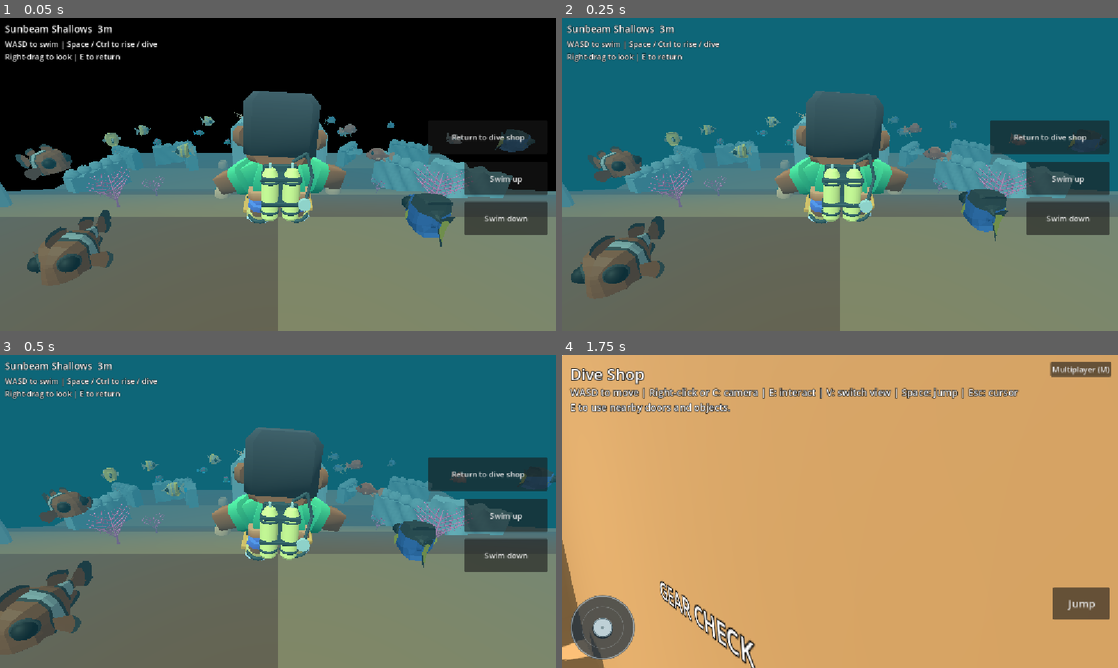
Above: before the commit, frames 1-4 (two rows, left to right).
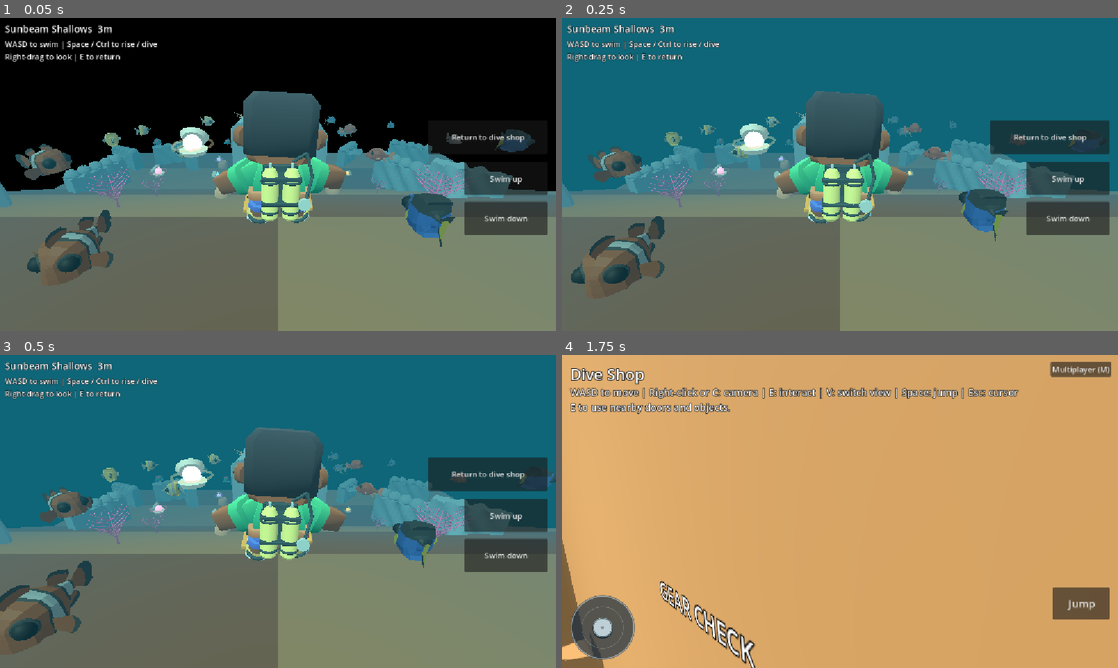
Above: after the commit, the same moments.

Repository: WillowbrookGame/willowbrook
Game: Godot game, scene res://game/scuba/reef.tscn
Two runs of this game, one before a commit and one after it. Both use one fixed random seed, a clock stepped at 60 frames per second and the inputs below. This scene is started directly instead of the project's main scene. Sound files missing from this copy of the repository are replaced by a short silence.
Inputs (mouse positions are in pixels of both pictures, inside the frame that each line leads up to):
- Up to frame 1 (0.05 s): no input
- Up to frame 2 (0.25 s): no input
- Up to frame 3 (0.5 s): no input
- Up to frame 4 (1.75 s): tap Enter at 0.5 s; move the mouse to (962, 495) at 0.52 s; hold Right (ui_right) 0.53-1.25 s; tap E at 0.6 s; click (962, 495) at 0.67 s; tap Space at 0.77 s; drag from (728, 527) to (812, 574) at 1.27 s

The runs differ from the first frame. In frame 1, 0.6% of the frame differs, in the area x 26-64%, y 34-51%; in frame 2, 0.6%, in the area x 26-64%, y 33-52%; in frame 3, 0.6%; in frame 4, nothing differs.

Commit message:
Add Sunken Reef Treasures scavenger hunt to Scuba

Diff:
--- a/game/scuba/reef.gd
+++ b/game/scuba/reef.gd
@@ -6,6 +6,7 @@
 const SWIM=preload("res://game/scuba/animation/swim_animation.gd")
 const DIVER=preload("res://game/scuba/diver.gd")
 const REEF_ART=preload("res://game/scuba/reef_art.gd")
+const REEF_TREASURES=preload("res://game/scuba/reef_treasures.gd")
 const STICK=preload("res://game/movement_thumbstick.gd")
 const ROUTER=preload("res://game/touch_router.gd")
 const GAMEPAD=preload("res://game/gamepad_state.gd")
@@ -28,7 +29,10 @@
 var sink: Button
 var back: Button
 var depth: Label
+var treasure_banner: Label
 var art: Node3D
+var treasures: Node3D
+var _banner_time:=0.0
 var _touch=ROUTER.new()
 var _pad=GAMEPAD.new()
 var _yaw:=0.0
@@ -48,6 +52,10 @@
 	art=REEF_ART.new()
 	art.name="ReefArt"
 	add_child(art)
+	treasures=REEF_TREASURES.new()
+	treasures.name="ReefTreasures"
+	add_child(treasures)
+	treasures.treasure_found.connect(_on_treasure_found)
 	diver=DIVER.new()
 	diver.name="Diver"
 	diver.collision_layer=0
@@ -146,6 +154,16 @@
 	depth.add_theme_font_size_override("font_size",20)
 	depth.add_theme_constant_override("outline_size",4)
 	hud.add_child(depth)
+	treasure_banner=Label.new()
+	treasure_banner.name="TreasureBanner"
+	treasure_banner.horizontal_alignment=HORIZONTAL_ALIGNMENT_CENTER
+	treasure_banner.add_theme_font_size_override("font_size",24)
+	treasure_banner.add_theme_constant_override("outline_size",6)
+	treasure_banner.add_theme_color_override("font_color",Color("#fff3b0"))
+	treasure_banner.mouse_filter=Control.MOUSE_FILTER_IGNORE
+	treasure_banner.hide()
+	hud.add_child(treasure_banner)
+	treasure_banner.set_anchors_and_offsets_preset(Control.PRESET_CENTER_TOP,Control.PRESET_MODE_MINSIZE,64)
 	var hint:=Label.new()
 	hint.name="SwimHint"
 	hint.text="WASD to swim | Space / Ctrl to rise / dive\nRight-drag to look | E to return"
@@ -266,7 +284,30 @@
 	_look(aim,delta*1.65)
 	_swim(axis,vertical,delta)
 	_update_camera(delta)
-	depth.text="%s  %dm" % [art.landmark(diver.position),roundi(-diver.position.y)]
+	if treasures!=null:
+		treasures.check_diver(diver.position)
+	if _banner_time>0.0:
+		_banner_time=maxf(0.0,_banner_time-delta)
+		if _banner_time<=0.0 and treasure_banner!=null:
+			treasure_banner.hide()
+	var readout:="%s  %dm" % [art.landmark(diver.position),roundi(-diver.position.y)]
+	if treasures!=null and treasures.found_count>0:
+		readout+="  ·  Treasures %d / %d" % [treasures.found_count,treasures.total_count()]
+	depth.text=readout
+
+
+func _on_treasure_found(title: String, found: int, total: int) -> void:
+	if treasure_banner==null:
+		return
+	if found>=total:
+		treasure_banner.text="All %d sunken reef treasures found!" % total
+		treasure_banner.add_theme_color_override("font_color",Color("#8dffb0"))
+		_banner_time=3.6
+	else:
+		treasure_banner.text="Found %s!  (%d / %d)" % [title,found,total]
+		treasure_banner.add_theme_color_override("font_color",Color("#fff3b0"))
+		_banner_time=2.6
+	treasure_banner.show()
 
 func _swim(axis: Vector2, vertical: float, dt: float) -> void:
 	var local:=Vector3(axis.x,0,axis.y)
--- /dev/null
+++ b/game/scuba/reef_treasures.gd
@@ -0,0 +1,283 @@
+extends Node3D
+## Six Sunken Reef Treasures chosen per dive from 18 hand-placed spots across all 5 zones.
+## Pure local per-diver discovery: no timer, no Stars, no extra buttons.
+
+signal treasure_found(title: String, found: int, total: int)
+
+const PICKUP_RADIUS := 2.2
+const RATE := 22050
+const ZONE_POOLS: Array[Dictionary] = [
+	{
+		"pick": 1,
+		"spots": [
+			{"id": "sunbeam_pearl", "title": "Sunbeam Pearl", "pos": Vector3(0.0, -3.4, 7.6), "color": Color("#fff3b0")},
+			{"id": "sunbeam_west", "title": "Sunbeam Pearl", "pos": Vector3(-2.6, -3.6, 8.2), "color": Color("#fff3b0")},
+			{"id": "sunbeam_east", "title": "Sunbeam Pearl", "pos": Vector3(2.8, -3.5, 8.4), "color": Color("#fff3b0")},
+		],
+	},
+	{
+		"pick": 1,
+		"spots": [
+			{"id": "fan_west_shallows", "title": "Fan Garden Shell", "pos": Vector3(-7.6, -6.2, 3.2), "color": Color("#ff9ebb")},
+			{"id": "fan_east_shallows", "title": "Fan Garden Shell", "pos": Vector3(6.8, -5.8, 4.4), "color": Color("#ff9ebb")},
+			{"id": "fan_west_deep", "title": "Fan Garden Shell", "pos": Vector3(-9.2, -9.2, -1.6), "color": Color("#ff9ebb")},
+			{"id": "sponge_east", "title": "Sponge Pearl", "pos": Vector3(4.6, -10.2, -3.2), "color": Color("#ff9ebb")},
+		],
+	},
+	{
+		"pick": 1,
+		"spots": [
+			{"id": "arch_crystal", "title": "Coral Gate Crystal", "pos": Vector3(0.0, -8.3, -5.7), "color": Color("#7bf1ff")},
+			{"id": "gate_fan_east", "title": "Coral Gate Crystal", "pos": Vector3(9.4, -11.4, -6.4), "color": Color("#7bf1ff")},
+			{"id": "gate_west_rock", "title": "Coral Gate Crystal", "pos": Vector3(-7.6, -14.2, -11.6), "color": Color("#7bf1ff")},
+		],
+	},
+	{
+		"pick": 2,
+		"spots": [
+			{"id": "wing_jewel", "title": "Sunken Wing Jewel", "pos": Vector3(-2.6, -15.4, -22.2), "color": Color("#8dffb0")},
+			{"id": "wreck_compass", "title": "Cockpit Compass", "pos": Vector3(4.2, -14.2, -17.2), "color": Color("#ffd166")},
+			{"id": "east_deep_rock", "title": "Deep Reef Relic", "pos": Vector3(9.8, -15.4, -15.4), "color": Color("#ffd166")},
+			{"id": "east_overhang_gem", "title": "Bluewater Gem", "pos": Vector3(11.4, -15.2, -22.4), "color": Color("#8dffb0")},
+			{"id": "deep_wall_locket", "title": "Sunken Locket", "pos": Vector3(17.5, -15.0, -21.0), "color": Color("#ffd166")},
+		],
+	},
+	{
+		"pick": 1,
+		"spots": [
+			{"id": "overhang_star", "title": "Overhang Star", "pos": Vector3(-21.5, -14.8, -20.5), "color": Color("#c8b6ff")},
+			{"id": "deep_sponge_star", "title": "Overhang Star", "pos": Vector3(-9.2, -15.2, -19.8), "color": Color("#c8b6ff")},
+			{"id": "west_corner_star", "title": "Overhang Star", "pos": Vector3(-15.6, -15.0, -20.6), "color": Color("#c8b6ff")},
+		],
+	},
+]
+const CHIME_FREQS := [523.25, 587.33, 659.25, 783.99, 880.0, 1046.5]
+const TOTAL_TREASURES := 6
+
+var items: Array[Dictionary] = []
+var found_count := 0
+var _elapsed := 0.0
+var _rng := RandomNumberGenerator.new()
+
+static var _pearl_mesh: SphereMesh
+static var _shell_mesh: CylinderMesh
+static var _ring_mesh: TorusMesh
+static var _bubble_mesh: SphereMesh
+static var _shell_mat: StandardMaterial3D
+static var _chime_cache: Dictionary = {}
+
+
+func _ready() -> void:
+	_ensure_shared_meshes()
+	_rng.randomize()
+	var chosen := _select_dive_spots()
+	for i in chosen.size():
+		var spec: Dictionary = chosen[i]
+		var node := _build_treasure_node(spec)
+		add_child(node)
+		items.append({
+			"id": String(spec.id),
+			"title": String(spec.title),
+			"base": spec.pos as Vector3,
+			"color": spec.color as Color,
+			"node": node,
+			"phase": float(i) * 1.1,
+			"found": false,
+		})
+
+
+func _select_dive_spots() -> Array[Dictionary]:
+	var selected: Array[Dictionary] = []
+	for pool_entry: Dictionary in ZONE_POOLS:
+		var candidates: Array = (pool_entry.spots as Array).duplicate()
+		for i in range(candidates.size() - 1, 0, -1):
+			var j := _rng.randi_range(0, i)
+			var swap: Variant = candidates[i]
+			candidates[i] = candidates[j]
+			candidates[j] = swap
+		var take := mini(int(pool_entry.pick), candidates.size())
+		for i in take:
+			selected.append(candidates[i] as Dictionary)
+	return selected
+
+
+func total_count() -> int:
+	return items.size()
+
+
+func check_diver(diver_pos: Vector3) -> void:
+	var radius_sq := PICKUP_RADIUS * PICKUP_RADIUS
+	for entry: Dictionary in items:
+		if bool(entry.found):
+			continue
+		var node: Node3D = entry.node
+		if diver_pos.distance_squared_to(node.position) <= radius_sq:
+			entry.found = true
+			found_count += 1
+			node.hide()
+			_spawn_bubble_burst(node.position, entry.color as Color)
+			_play_chime(found_count)
+			treasure_found.emit(String(entry.title), found_count, items.size())
+
+
+func _process(delta: float) -> void:
+	_elapsed += delta
+	for entry: Dictionary in items:
+		if bool(entry.found):
+			continue
+		var node: Node3D = entry.node
+		var base: Vector3 = entry.base
+		var phase: float = float(entry.phase)
+		node.position = base + Vector3(0.0, sin(_elapsed * 2.1 + phase) * 0.22, 0.0)
+		node.rotation.y = _elapsed * 0.85 + phase
+
+
+static func _ensure_shared_meshes() -> void:
+	if _pearl_mesh != null:
+		return
+	_pearl_mesh = SphereMesh.new()
+	_pearl_mesh.radius = 0.28
+	_pearl_mesh.height = 0.56
+	_pearl_mesh.radial_segments = 14
+	_pearl_mesh.rings = 8
+
+	_shell_mesh = CylinderMesh.new()
+	_shell_mesh.top_radius = 0.44
+	_shell_mesh.bottom_radius = 0.36
+	_shell_mesh.height = 0.14
+	_shell_mesh.radial_segments = 12
+
+	_ring_mesh = TorusMesh.new()
+	_ring_mesh.inner_radius = 0.56
+	_ring_mesh.outer_radius = 0.64
+	_ring_mesh.rings = 14
+	_ring_mesh.ring_segments = 8
+
+	_bubble_mesh = SphereMesh.new()
+	_bubble_mesh.radius = 0.11
+	_bubble_mesh.height = 0.22
+	_bubble_mesh.radial_segments = 10
+	_bubble_mesh.rings = 6
+
+	_shell_mat = StandardMaterial3D.new()
+	_shell_mat.albedo_color = Color("#f4dfd0")
+	_shell_mat.roughness = 0.55
+
+
+func _build_treasure_node(spec: Dictionary) -> Node3D:
+	var root := Node3D.new()
+	root.name = String(spec.id)
+	root.position = spec.pos as Vector3
+	var tint: Color = spec.color
+
+	var lower := MeshInstance3D.new()
+	lower.mesh = _shell_mesh
+	lower.material_override = _shell_mat
+	lower.position = Vector3(0.0, -0.22, 0.0)
+	lower.cast_shadow = GeometryInstance3D.SHADOW_CASTING_SETTING_OFF
+	root.add_child(lower)
+
+	var lid := MeshInstance3D.new()
+	lid.mesh = _shell_mesh
+	lid.material_override = _shell_mat
+	lid.position = Vector3(0.0, 0.14, -0.24)
+	lid.rotation.x = -0.95
+	lid.cast_shadow = GeometryInstance3D.SHADOW_CASTING_SETTING_OFF
+	root.add_child(lid)
+
+	var orb_mat := StandardMaterial3D.new()
+	orb_mat.albedo_color = tint
+	orb_mat.emission_enabled = true
+	orb_mat.emission = tint
+	orb_mat.emission_energy_multiplier = 1.45
+	orb_mat.roughness = 0.2
+
+	var orb := MeshInstance3D.new()
+	orb.mesh = _pearl_mesh
+	orb.material_override = orb_mat
+	orb.position = Vector3(0.0, 0.04, 0.02)
+	orb.cast_shadow = GeometryInstance3D.SHADOW_CASTING_SETTING_OFF
+	root.add_child(orb)
+
+	var ring_mat := StandardMaterial3D.new()
+	ring_mat.shading_mode = BaseMaterial3D.SHADING_MODE_UNSHADED
+	ring_mat.transparency = BaseMaterial3D.TRANSPARENCY_ALPHA
+	ring_mat.albedo_color = Color(tint.r, tint.g, tint.b, 0.42)
+
+	var ring := MeshInstance3D.new()
+	ring.mesh = _ring_mesh
+	ring.material_override = ring_mat
+	ring.cast_shadow = GeometryInstance3D.SHADOW_CASTING_SETTING_OFF
+	root.add_child(ring)
+	return root
+
+
+func _spawn_bubble_burst(at: Vector3, tint: Color) -> void:
+	if not is_inside_tree():
+		return
+	var mat := StandardMaterial3D.new()
+	mat.shading_mode = BaseMaterial3D.SHADING_MODE_UNSHADED
+	mat.transparency = BaseMaterial3D.TRANSPARENCY_ALPHA
+	mat.albedo_color = Color(tint.r, tint.g, tint.b, 0.78)
+	var offsets := [
+		Vector3(0.55, 0.9, 0.35), Vector3(-0.55, 1.0, 0.30),
+		Vector3(0.30, 1.2, -0.50), Vector3(-0.35, 1.1, -0.45),
+		Vector3(0.05, 1.45, 0.10), Vector3(-0.12, 0.8, 0.55),
+		Vector3(0.45, 1.35, -0.10), Vector3(-0.48, 1.3, 0.05),
+	]
+	for offset: Vector3 in offsets:
+		var bubble := MeshInstance3D.new()
+		bubble.mesh = _bubble_mesh
+		bubble.material_override = mat
+		bubble.cast_shadow = GeometryInstance3D.SHADOW_CASTING_SETTING_OFF
+		add_child(bubble)
+		bubble.global_position = at
+		var tween := create_tween()
+		tween.set_parallel(true)
+		tween.tween_property(bubble, "global_position", at + offset, 0.55).set_ease(Tween.EASE_OUT)
+		tween.tween_property(bubble, "scale", Vector3.ONE * 0.08, 0.55).set_ease(Tween.EASE_IN)
+		tween.chain().tween_callback(bubble.queue_free)
+
+
+static func _build_chime(count: int) -> AudioStreamWAV:
+	var final := count >= TOTAL_TREASURES
+	var duration := 0.52 if final else 0.28
+	var samples := int(RATE * duration)
+	var data := PackedByteArray()
+	data.resize(samples * 2)
+	var base_freq: float = CHIME_FREQS[clampi(count - 1, 0, CHIME_FREQS.size() - 1)]
+	var p1 := 0.0
+	var p2 := 0.0
+	var p3 := 0.0
+	for i in samples:
+		var t := float(i) / float(RATE)
+		var env := exp(-t * (5.5 if final else 11.0))
+		p1 += TAU * base_freq / float(RATE)
+		p2 += TAU * (base_freq * 1.25) / float(RATE)
+		p3 += TAU * (base_freq * 1.5) / float(RATE)
+		var wave := sin(p1) * 0.65 + sin(p1 * 2.0) * 0.18
+		if final and t > 0.08:
+			wave += sin(p2) * 0.45 + sin(p3) * 0.40
+		elif t > 0.07:
+			wave += sin(p3) * 0.35
+		var clamped := clampi(roundi(wave * env * 0.42 * 32767.0), -32768, 32767)
+		data.encode_s16(i * 2, clamped)
+	var wav := AudioStreamWAV.new()
+	wav.format = AudioStreamWAV.FORMAT_16_BITS
+	wav.mix_rate = RATE
+	wav.stereo = false
+	wav.data = data
+	return wav
+
+
+func _play_chime(count: int) -> void:
+	if DisplayServer.get_name() == "headless" or not is_inside_tree():
+		return
+	if not _chime_cache.has(count):
+		_chime_cache[count] = _build_chime(count)
+	var player := AudioStreamPlayer.new()
+	player.stream = _chime_cache[count]
+	player.volume_db = -6.0
+	add_child(player)
+	player.finished.connect(player.queue_free)
+	player.play()
--- /dev/null
+++ b/game/scuba/test_scuba_treasures.gd
@@ -0,0 +1,64 @@
+extends SceneTree
+const REEF := "res://game/scuba/reef.tscn"
+
+func _initialize() -> void:
+	call_deferred("_run")
+
+func _require(ok: bool, msg: String) -> bool:
+	if not ok:
+		push_error(msg)
+		quit(1)
+	return ok
+
+func _run() -> void:
+	if change_scene_to_file(REEF) != OK:
+		quit(1)
+		return
+	await scene_changed
+	var reef := current_scene
+	var treasures: Node3D = reef.treasures
+	if not _require(treasures != null and treasures.total_count() == 6 and treasures.found_count == 0, "Reef should start with 6 uncollected treasures"):
+		return
+	# Verify ALL candidate spots in ZONE_POOLS are reachable and cover all 5 zones.
+	var all_zones := {}
+	for pool_entry: Dictionary in treasures.ZONE_POOLS:
+		for spec: Dictionary in pool_entry.spots:
+			var pos: Vector3 = spec.pos
+			var floor_y: float = reef.art.floor_at(pos)
+			if not _require(absf(pos.x) <= reef.EXTENT.x and absf(pos.z) <= reef.EXTENT.y, "Candidate %s outside swim extent" % spec.id):
+				return
+			if not _require(pos.y >= floor_y + 0.9 and pos.y <= reef.TOP, "Candidate %s unreachable vertically: y=%s floor=%s" % [spec.id, pos.y, floor_y]):
+				return
+			all_zones[reef.art.landmark(pos)] = true
+	if not _require(all_zones.size() == 5, "Candidate pools should cover all 5 reef zones, got: %s" % [all_zones.keys()]):
+		return
+	# Verify the active 6 treasures cover all 5 named zones.
+	var zones := {}
+	for i in treasures.items.size():
+		var item: Dictionary = treasures.items[i]
+		zones[reef.art.landmark(item.base)] = true
+	if not _require(zones.size() == 5, "Active treasures should cover all 5 reef zones, got: %s" % [zones.keys()]):
+		return
+	# First treasure should be in plain sight ahead of entry in Sunbeam Shallows.
+	var first_pos: Vector3 = treasures.items[0].base
+	if not _require(absf(first_pos.x - reef.SPAWN.x) <= 3.2 and first_pos.z < reef.SPAWN.z and reef.SPAWN.distance_to(first_pos) < 8.0 and reef.art.landmark(first_pos) == "Sunbeam Shallows", "First treasure should be in plain sight ahead of entry"):
+		return
+	# Free swimmers see no treasure clutter before collecting one.
+	await physics_frame
+	if not _require("Treasures" not in reef.depth.text and not reef.treasure_banner.visible, "Treasure HUD should stay hidden until first discovery"):
+		return
+	# Collect all 6 treasures, verifying no double-counting and readable banners.
+	for i in treasures.items.size():
+		var item: Dictionary = treasures.items[i]
+		reef.diver.position = item.base
+		await physics_frame
+		if not _require(treasures.found_count == i + 1 and not item.node.visible and reef.treasure_banner.visible, "Treasure %d (%s) was not collected cleanly" % [i + 1, item.id]):
+			return
+		# Staying at the same spot must not double-count.
+		await physics_frame
+		if not _require(treasures.found_count == i + 1, "Treasure %s double-counted" % item.id):
+			return
+	if not _require("6 / 6" in reef.depth.text and "All 6" in reef.treasure_banner.text, "Final treasure completion banner/readout missing"):
+		return
+	print("PASS: 6 Sunken Reef Treasures across all 5 zones, plain-sight entry pickup, no double-count, and clean HUD")
+	quit()
Not shown, added: game/scuba/reef_treasures.gd.uid
Not shown, added: game/scuba/test_scuba_treasures.gd.uid
